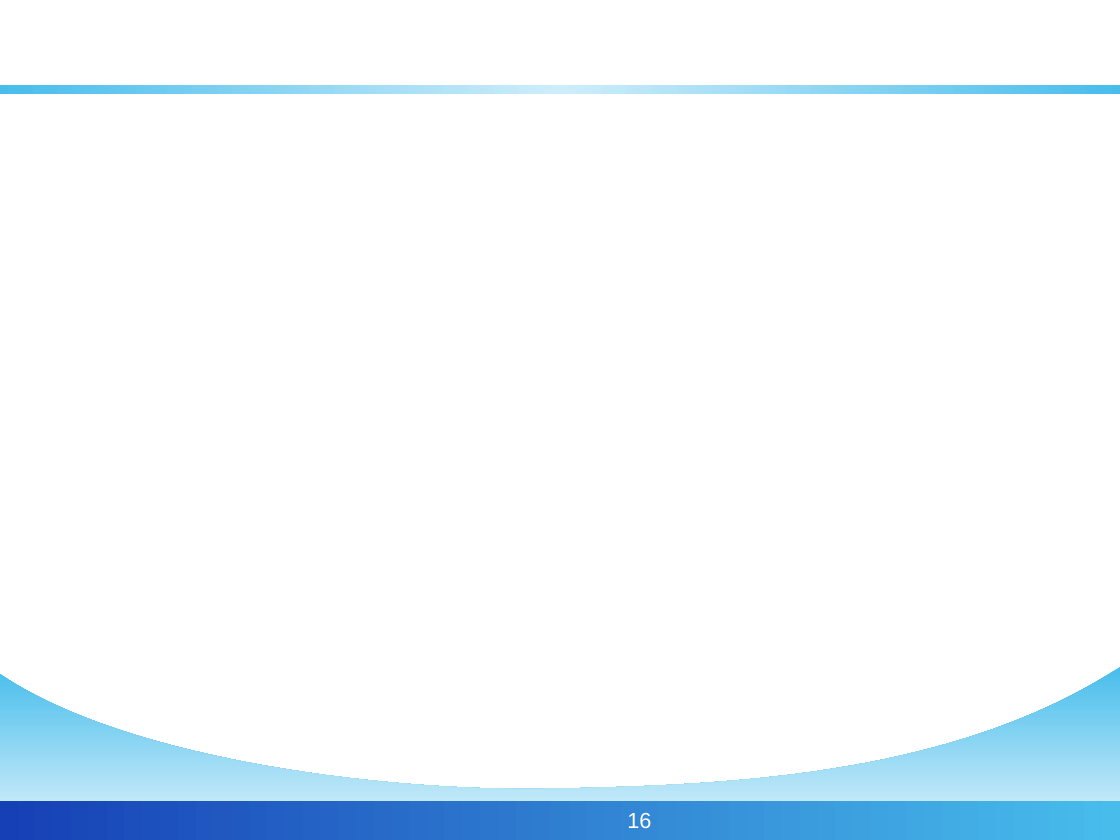
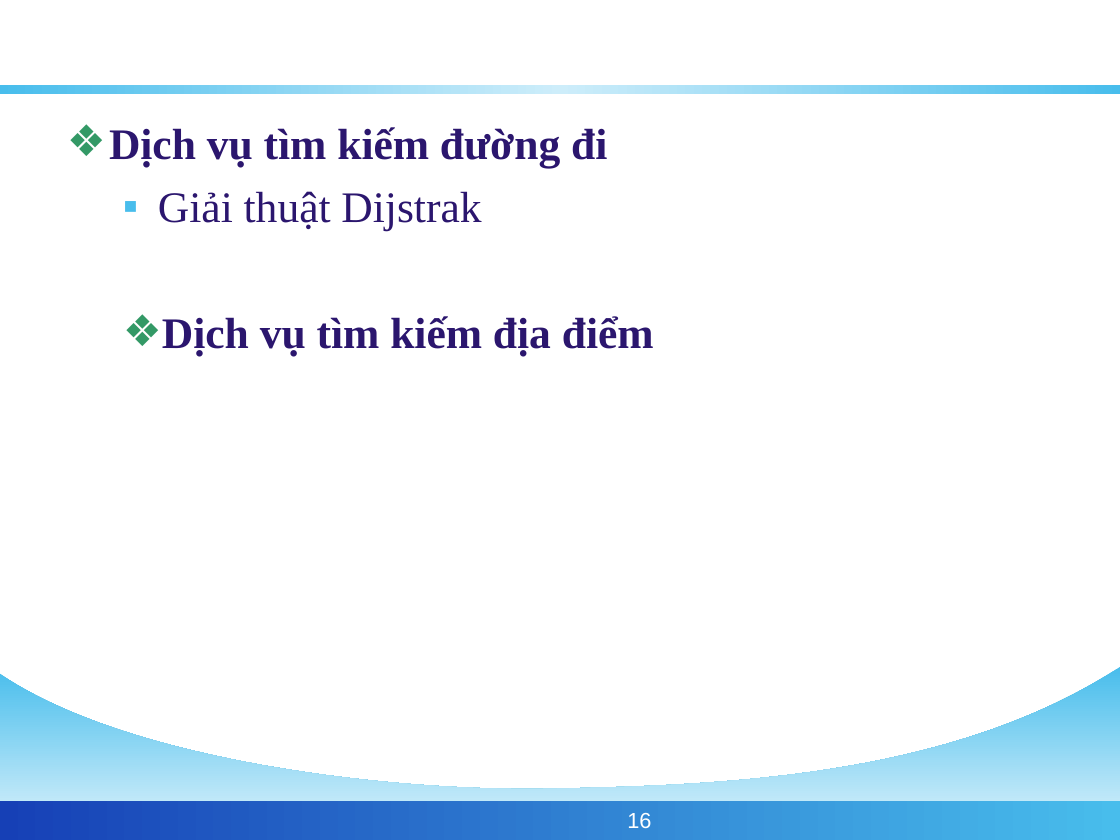
Before and after one commit to phamngsinh/cantho-webgis, a slide deck: slide 16 of Document/Bao Cao/BaoCaoLuanVan.ppt. Drawn at 1120x840 pixels with LibreOffice and Linux fonts; fonts in the diff are those of the drawing; background and template pictures are left out. Boxes give left, top, right and bottom in pixels: in the first picture for what was removed or moved away, otherwise in the second. Text is boxed around its words. In the diff, an @@ line names an element or a change of style, - is before the commit and + after.

```diff
--- a/Document/Bao Cao/BaoCaoLuanVan.ppt
+++ b/Document/Bao Cao/BaoCaoLuanVan.ppt
@@ text added at <box>109,127,654,357</box>, 28 pt, text #2B166E, bold @@
+❖ Dịch vụ tìm kiếm đường đi
+  ▪ Giải thuật Dijstrak
+  ❖ Dịch vụ tìm kiếm địa điểm
```
Also in this commit, not shown: 5 other slides changed, 1 slide removed.
